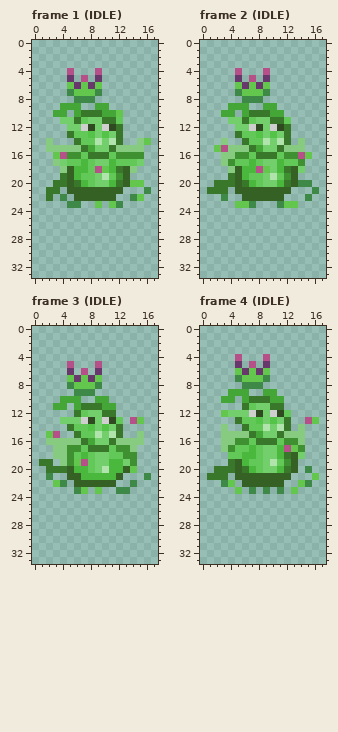
Edited in one commit: pixel-art file (assets/art/units/building/puffe/puffe_nova/green_puffe_nova_t3.aseprite). The picture above was drawn from the file before the commit.
18x34 pixels, 13 frames. Shown: frame 1 (IDLE), frame 2 (IDLE), frame 3 (IDLE), frame 4 (IDLE). The commit also changed other frames, which this record leaves out.
Once edited:
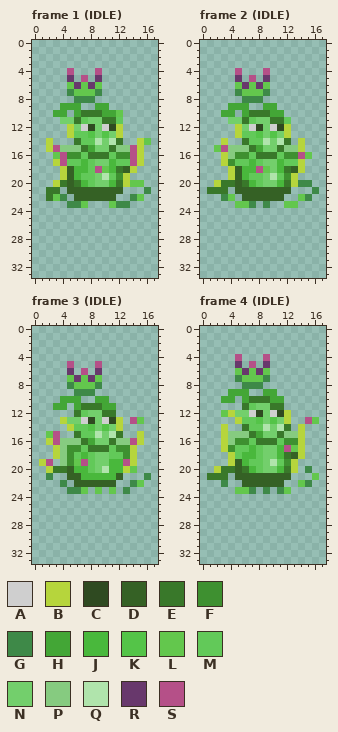
Palette (. is transparent): A #cfcfcf  B #b6d53c  C #2f4a21  D #356125  E #39782a  F #3e9030  G #3e8948  H #43a636  J #49b83c  K #54c448  L #63c74d  M #62c959  N #73cf6c  P #86cb80  Q #b0e4ac  R #68386c  S #b55088
The edit:
Frame 1 (IDLE):
Colour D becomes colour B in rows 19 to 20 at x 13.
Colour E becomes colour B in row 12 at x 12; in row 13 at x 5 and 12; in row 19 at x 4; in row 20 at x 3.
Colour F becomes colour B in row 16 at x 15.
Colour N becomes colour B in row 12 at x 5; in row 17 at x 15.
Colour P becomes colour B in rows 14 to 15 at x 2 and 15; in row 17 at x 3; in row 18 at x 4 and 14.
The author put colour G in row 23 at x 13.
The author put colour L in row 22 at x 3; in row 23 at x 7.
Colour F becomes colour S in row 16 at x 14.
Colour M becomes colour S in row 17 at x 14.
Colour N becomes colour S in row 17 at x 4.
Colour P becomes colour S in row 15 at x 3 and 14.
Colour L is gone in row 23 at x 9.
Frame 2 (IDLE):
Colour D becomes colour B in rows 19 to 20 at x 13.
Colour E becomes colour B in row 12 at x 12; in row 13 at x 5 and 12; in row 19 at x 4; in row 20 at x 2.
Colour F becomes colour B in row 17 at x 14.
Colour N becomes colour B in row 12 at x 5; in row 18 at x 14.
Colour P becomes colour B in row 14 at x 3 and 14; in row 15 at x 14; in rows 16 to 17 at x 3; in row 18 at x 4.
The author put colour G in row 23 at x 9.
The author put colour L in row 22 at x 4 and 14.
Colour G is gone in row 23 at x 11.
Frame 3 (IDLE):
Colour D becomes colour B in row 20 at x 13.
Colour E becomes colour B in row 14 at x 5 and 12; in row 19 at x 1; in row 20 at x 2.
Colour F becomes colour B in rows 18 to 19 at x 14.
Colour M becomes colour B in row 13 at x 12.
Colour N becomes colour B in row 13 at x 4.
Colour P becomes colour B in row 15 at x 15; in row 16 at x 2 and 15; in row 17 at x 3 and 14; in row 18 at x 3.
The author put colour G in row 23 at x 5.
The author put colour L in row 22 at x 15; in row 23 at x 11.
Colour E becomes colour S in row 19 at x 2.
Colour N becomes colour S in row 19 at x 13.
Colour P becomes colour S in row 16 at x 3 and 14.
Colour G is gone in row 23 at x 12.
Colour L is gone in row 22 at x 3.
Frame 4 (IDLE):
Colour D becomes colour B in rows 19 to 20 at x 13.
Colour E becomes colour B in row 13 at x 5 and 12; in row 19 at x 4; in row 20 at x 2.
Colour F becomes colour B in row 17 at x 14.
Colour M becomes colour B in row 12 at x 12; in row 18 at x 4.
Colour N becomes colour B in row 12 at x 4; in row 18 at x 14.
Colour P becomes colour B in rows 14 to 16 at x 3 and 14; in row 17 at x 3.
The author put colour L in row 23 at x 6 and 12.
Colour L is gone in row 22 at x 4; in row 23 at x 13.
